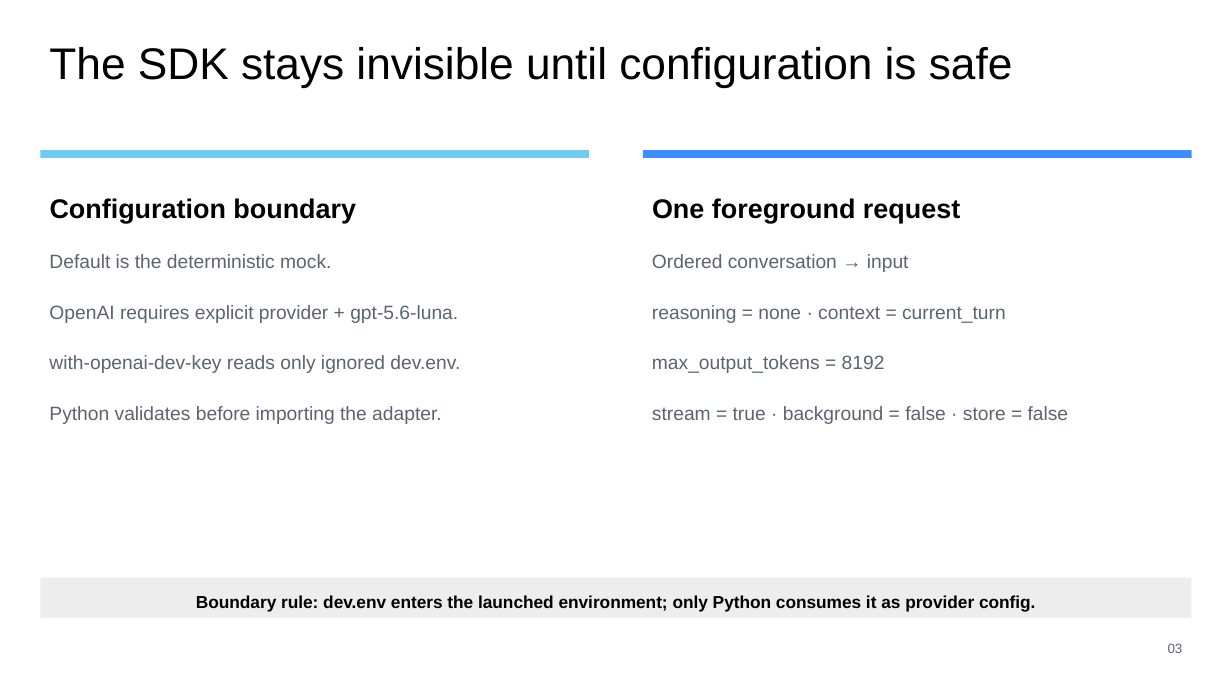
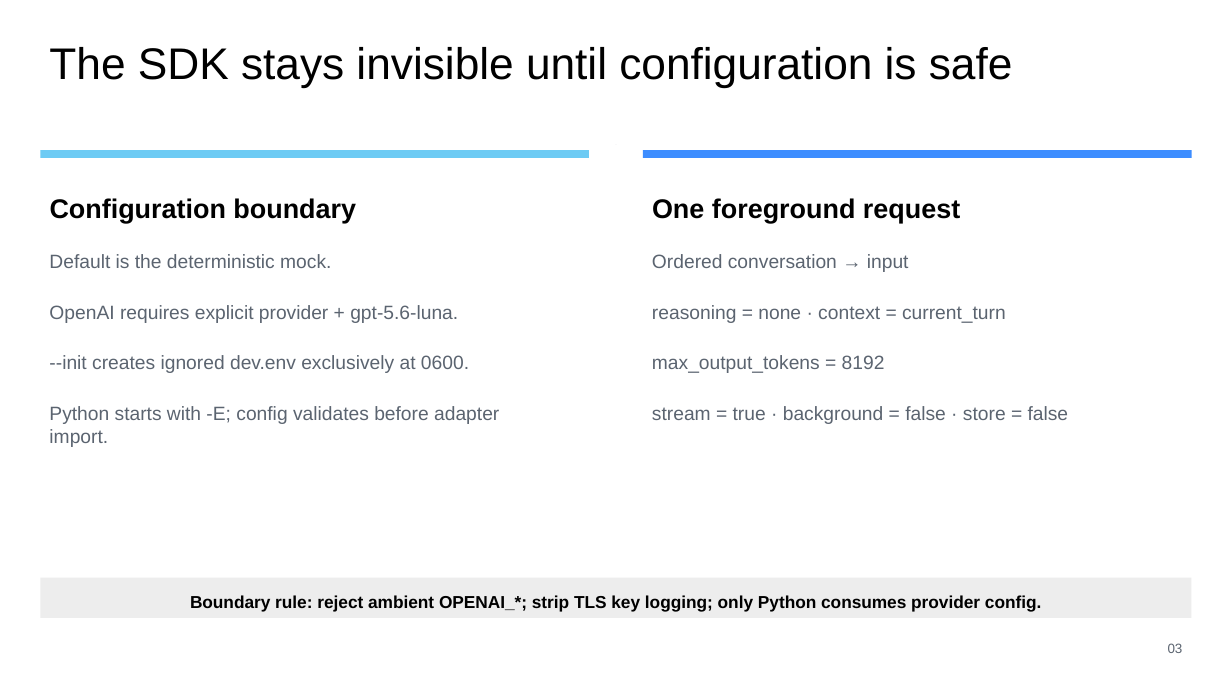
Before and after one commit to jimmie-potts/code-assist-harness, a slide deck: slide 3 of docs/lessons/assets/cah-023-openai-responses-adapter.pptx. Drawn at 1232x693 pixels with LibreOffice and Linux fonts; fonts in the diff are those of the drawing. Boxes give left, top, right and bottom in pixels: in the first picture for what was removed or moved away, otherwise in the second. Text is boxed around its words. In the diff, an @@ line names an element or a change of style, - is before the commit and + after.

Commit message:
Harden Luna adapter boundaries

```diff
--- a/docs/lessons/assets/cah-023-openai-responses-adapter.pptx
+++ b/docs/lessons/assets/cah-023-openai-responses-adapter.pptx
@@ text at (x1=49, y1=355, x2=499, y2=447): text changed @@
-with-openai-dev-key reads only ignored dev.env.
-Python validates before importing the adapter.
+--init creates ignored dev.env exclusively at 0600.
+Python starts with -E; config validates before adapter import.
@@ text at (x1=190, y1=595, x2=1042, y2=611): text changed @@
-Boundary rule: dev.env enters the launched environment; only Python consumes it as provider config.
+Boundary rule: reject ambient OPENAI_*; strip TLS key logging; only Python consumes provider config.
```
Also in this commit, not shown: 1 other slide changed, 21 other files.
